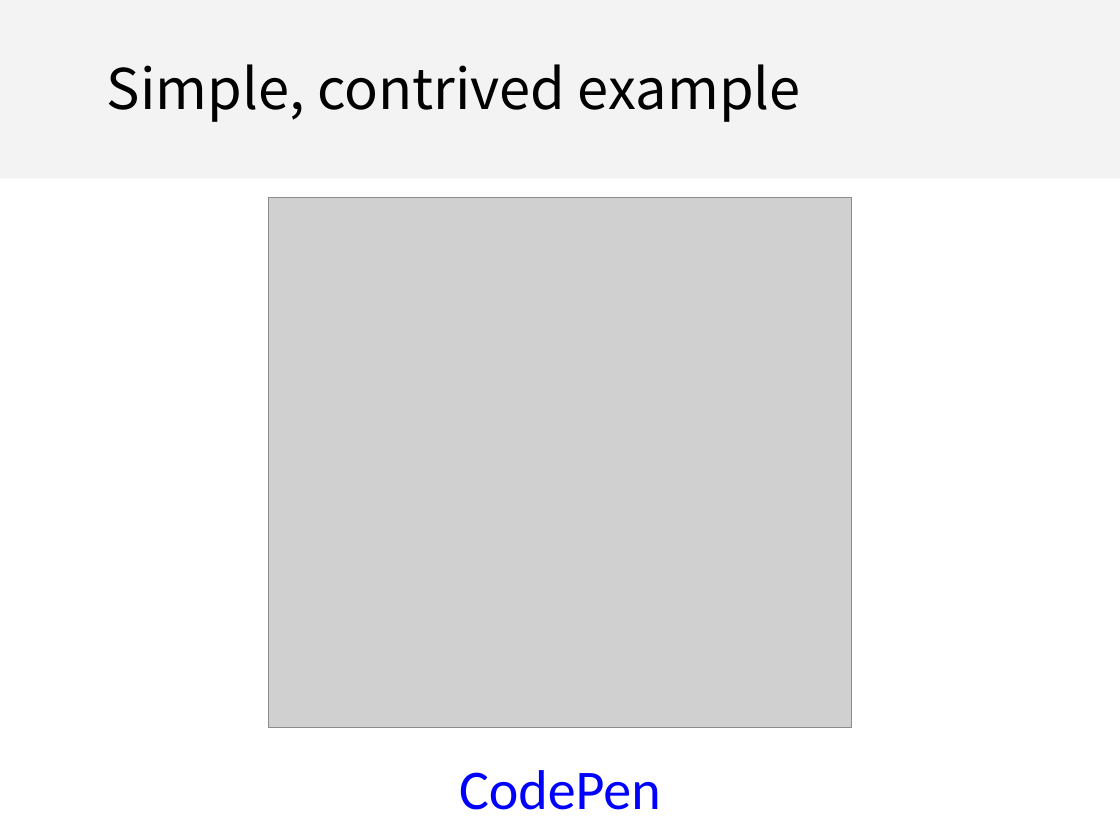
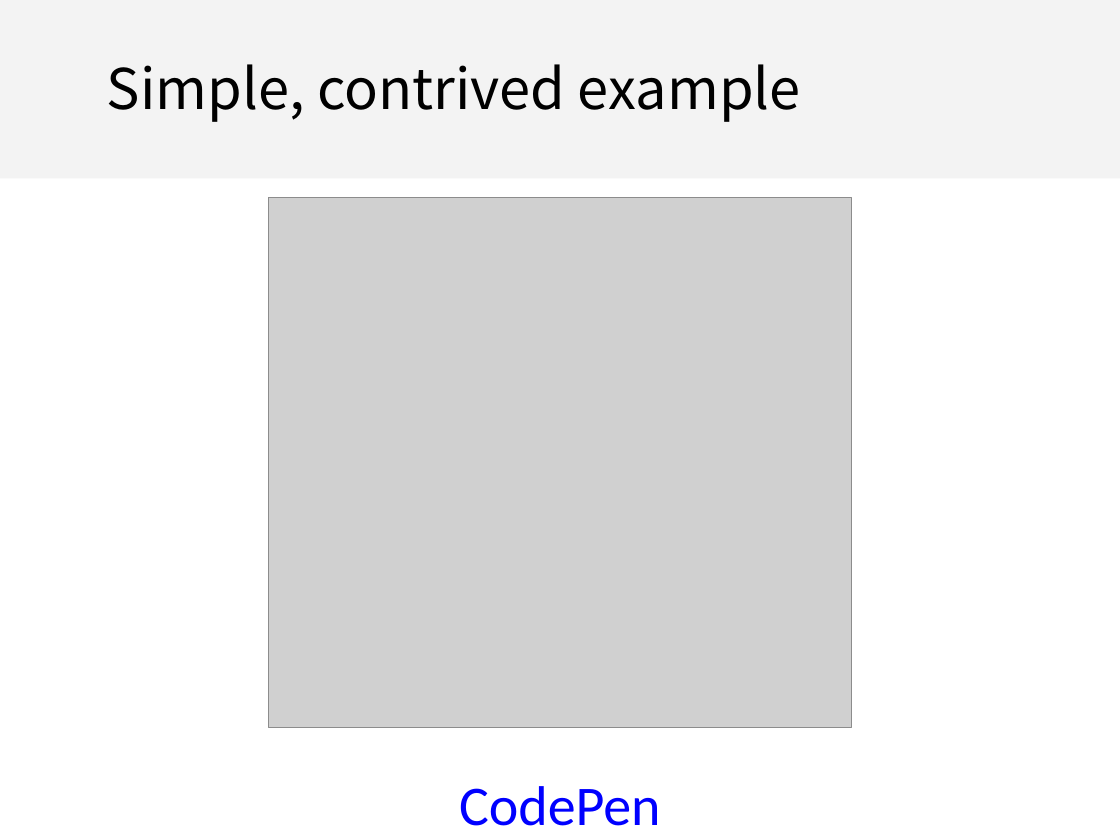
Before and after one commit to fullstackccu/fullstackccu.github.io, a slide deck: slide 51 of lectures/13/lecture13.pptx. Drawn at 1120x840 pixels with LibreOffice and Linux fonts; fonts in the diff are those of the drawing; grey boxes stand for pictures. Boxes give left, top, right and bottom in pixels: in the first picture for what was removed or moved away, otherwise in the second. Text is boxed around its words. In the diff, an @@ line names an element or a change of style, - is before the commit and + after.

```diff
--- a/lectures/13/lecture13.pptx
+++ b/lectures/13/lecture13.pptx
@@ text "CodePen": place and size @@
-text "CodePen" at (459, 770, 661, 810)
+text "CodePen" at (459, 786, 661, 826)
```
Also in this commit, not shown: 5 other slides changed, 1 other file.
